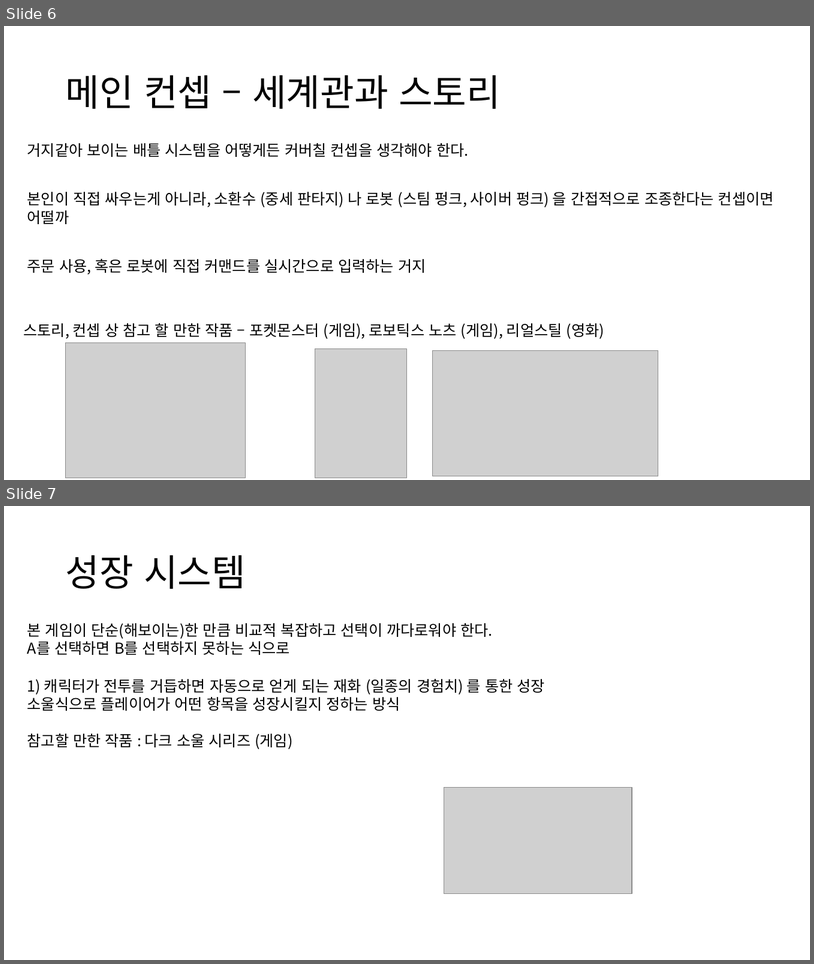
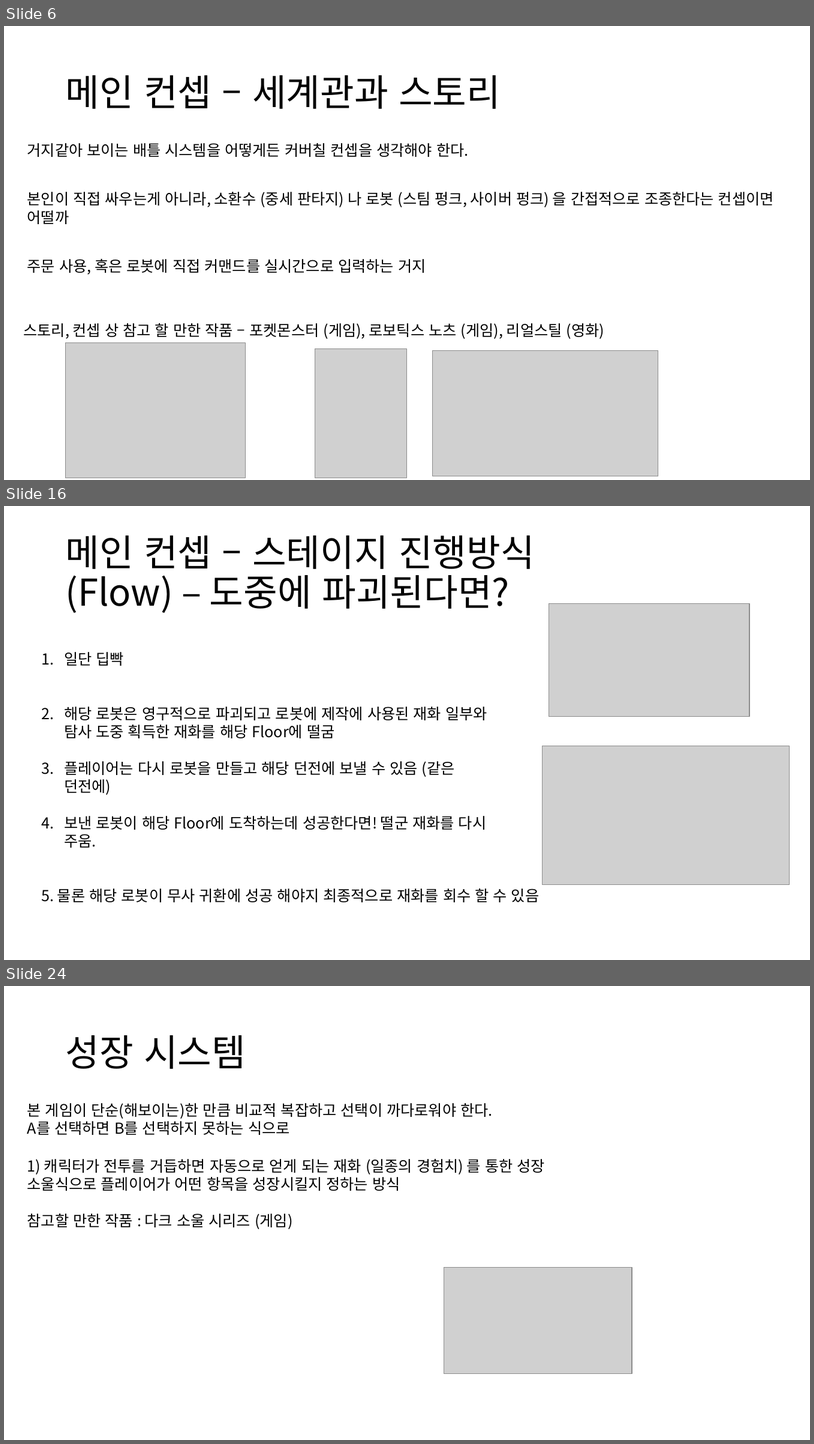
Before and after one commit to Noanswers/ProjectBono, a slide deck: 메인 기획서.pptx. Shown one above the other, each under a label of ours: slides 6 and 7 before the commit, slides 6, 16 and 24 after it; the slides between them are not shown. The pictures are 814x964 and 814x1444 pixels, drawn with LibreOffice and Linux fonts; fonts in the diff are those of the drawing; grey boxes stand for pictures; background and template pictures are left out. Boxes give left, top, right and bottom in pixels: in the first picture for what was removed or moved away, otherwise in the second. Text is boxed around its words. In the diff, an @@ line names an element or a change of style, - is before the commit and + after.

Commit message:
Editorconfig, 메인 기획서

```diff
--- a/메인 기획서.pptx
+++ b/메인 기획서.pptx
@@ slide 16 added at (4,506,810,960), background picture (left out) @@
@@ title added at (65,535,535,613), 44 pt, text #000000 @@
+메인 컨셉 – 스테이지 진행방식
+(Flow) – 도중에 파괴된다면?
@@ picture added at (549,603,750,717) @@
@@ text added at (41,652,539,902), 18 pt, text #000000 @@
+1. 일단 딥빡
+2. 해당 로봇은 영구적으로 파괴되고 로봇에 제작에 사용된 재화 일부와
+   탐사 도중 획득한 재화를 해당 Floor에 떨굼
+3. 플레이어는 다시 로봇을 만들고 해당 던전에 보낼 수 있음 (같은
+   던전에)
+4. 보낸 로봇이 해당 Floor에 도착하는데 성공한다면! 떨군 재화를 다시
+   주움.
+5. 물론 해당 로봇이 무사 귀환에 성공 해야지 최종적으로 재화를 회수 할 수 있음
@@ picture added at (543,745,790,885) @@
@@ what was slide 7 is now slide 24 @@
```
Also in this commit, not shown: 2 slides changed, 18 other slides added, 1 other file.
